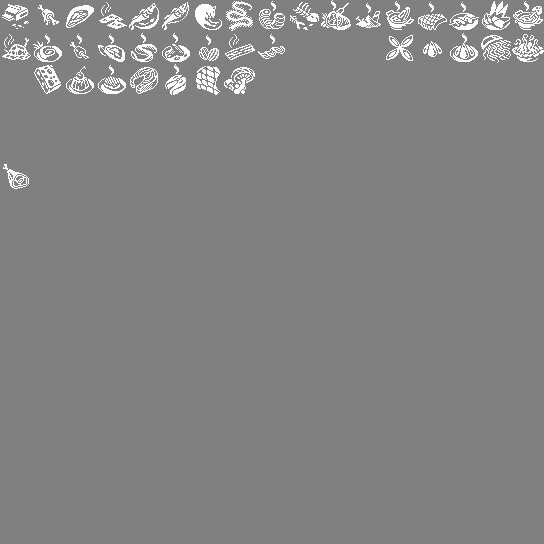
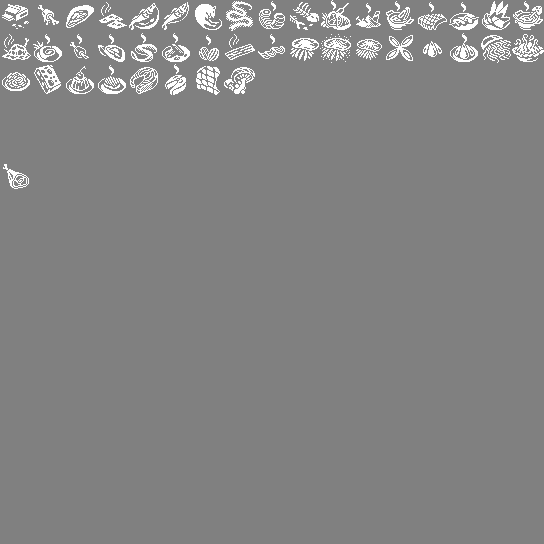
Before/after of a 544×544 layered artwork. What changed in the layer stack:
added layer "26" above "27" over [left=356, top=39, right=382, bottom=60]
added layer "27" above "28" over [left=320, top=34, right=351, bottom=63]
added layer "28" above "29" over [left=290, top=38, right=319, bottom=61]
added layer "34" above "35" over [left=2, top=72, right=30, bottom=91]
